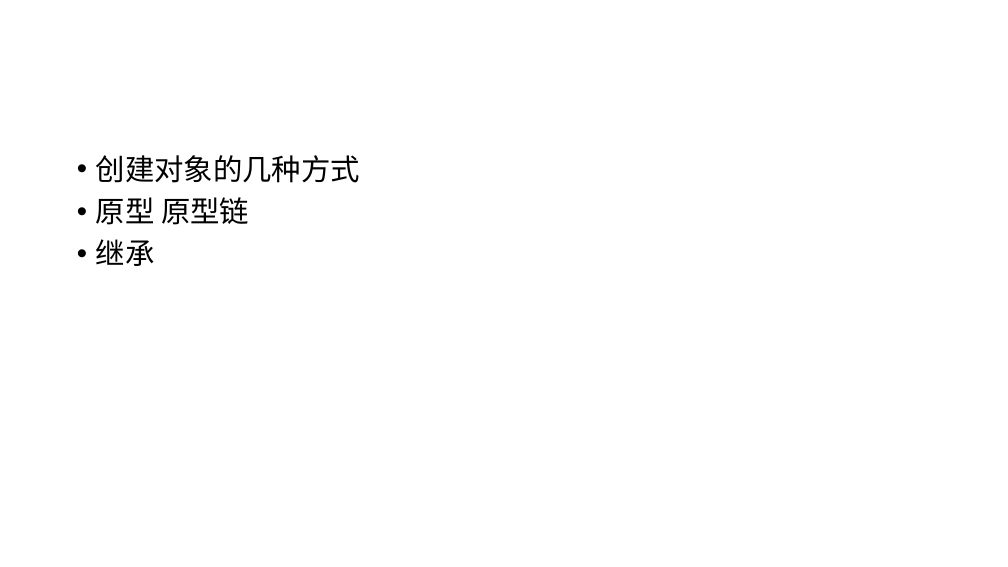
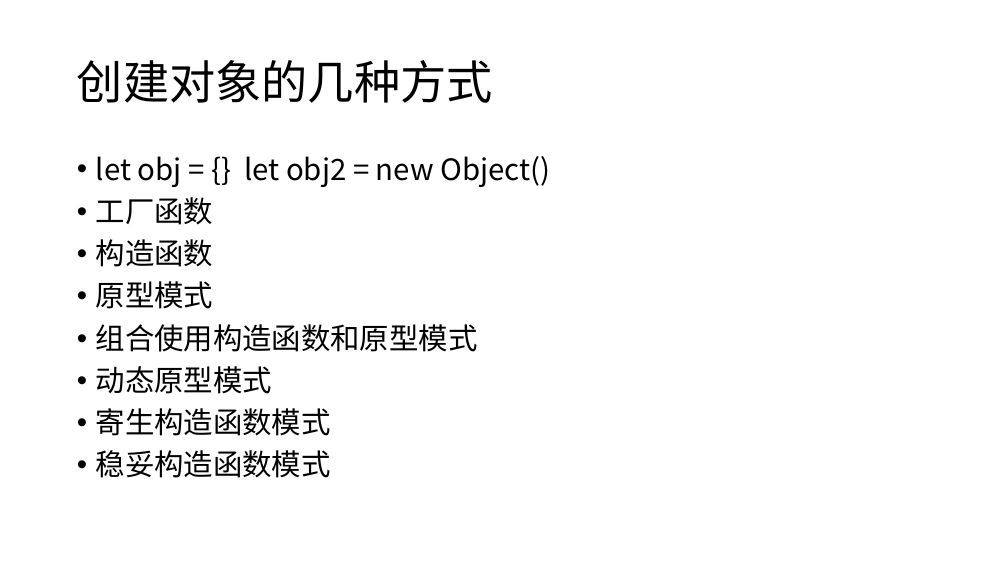
Before and after one commit to ZC520331/demo, a slide deck: slide 2 of 分享.pptx. Drawn at 1008x567 pixels with LibreOffice and Linux fonts; fonts in the diff are those of the drawing. Boxes give left, top, right and bottom in pixels: in the first picture for what was removed or moved away, otherwise in the second. Text is boxed around its words. In the diff, an @@ line names an element or a change of style, - is before the commit and + after.

```diff
--- a/分享.pptx
+++ b/分享.pptx
@@ title added at [77,60,493,103], 44 pt, text #000000 @@
+创建对象的几种方式
@@ text at [96,156,550,478]: text changed @@
-• 创建对象的几种方式
-• 原型 原型链
-• 继承
+• let obj = {} let obj2 = new Object()
+• 工厂函数
+• 构造函数
+• 原型模式
+• 组合使用构造函数和原型模式
+• 动态原型模式
+• 寄生构造函数模式
+• 稳妥构造函数模式
```
Also in this commit, not shown: 1 other slide changed, 1 slide removed, 15 other files.
